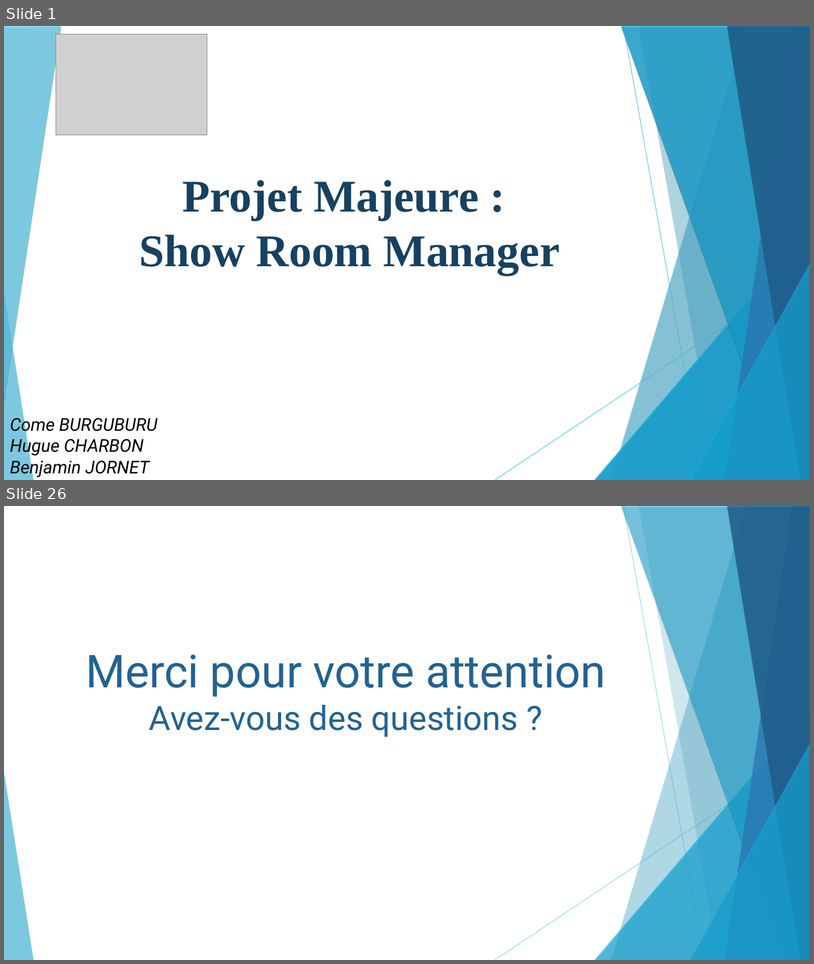
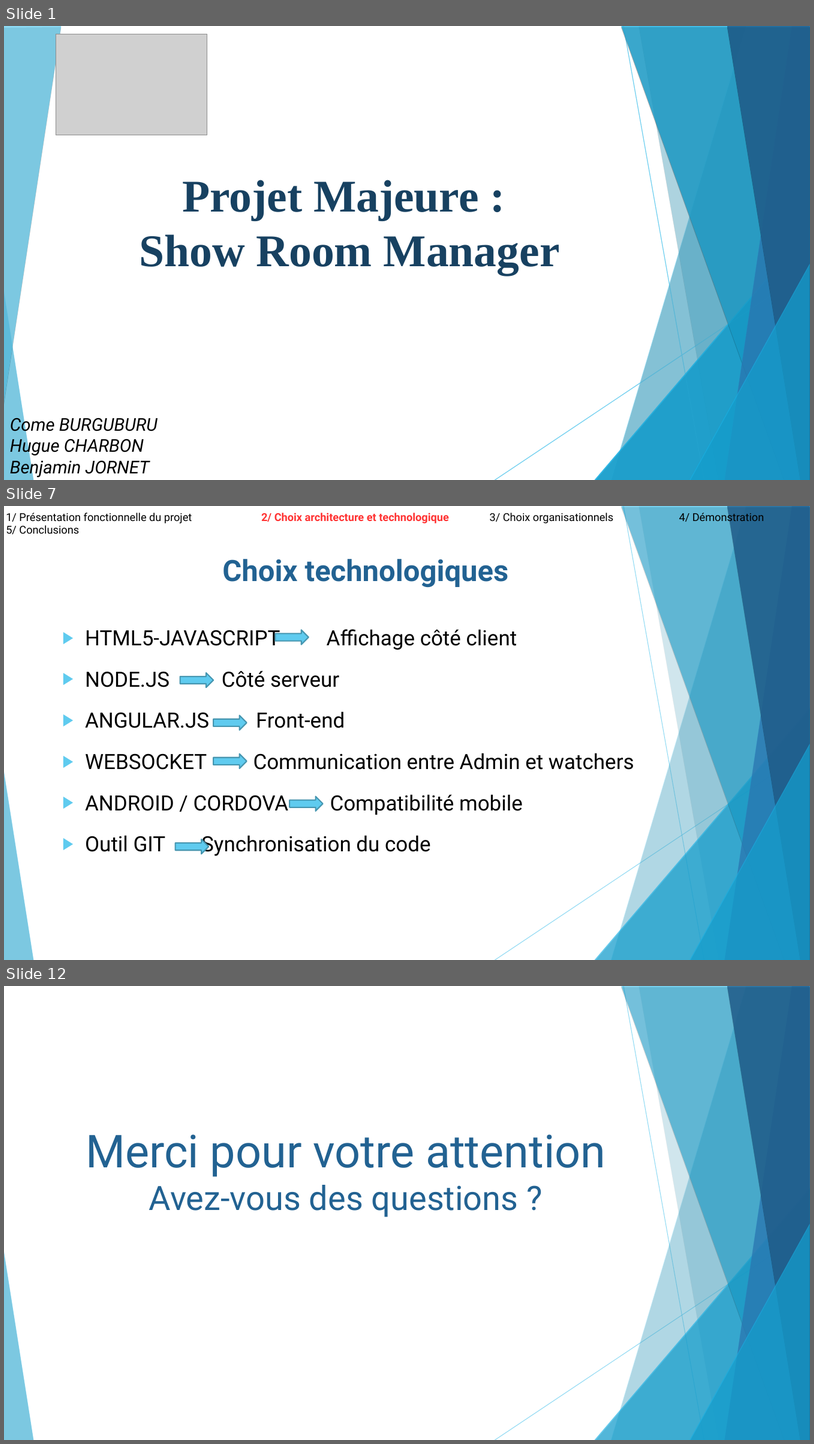
Before and after one commit to ComeBurguburu/AmbianceShowRoom, a slide deck: docs/Presentation orale.odp. Shown one above the other, each under a label of ours: slides 1 and 26 before the commit, slides 1, 7 and 12 after it; the slides between them are not shown. The pictures are 814x964 and 814x1444 pixels, drawn with LibreOffice and Linux fonts; fonts in the diff are those of the drawing; grey boxes stand for pictures. Boxes give left, top, right and bottom in pixels: in the first picture for what was removed or moved away, otherwise in the second. Text is boxed around its words. In the diff, an @@ line names an element or a change of style, - is before the commit and + after.

```diff
--- a/docs/Presentation orale.odp
+++ b/docs/Presentation orale.odp
@@ slide 7 added at [4,506,810,960], background #FFFFFF; not listed: 10 template elements that a slide beside it also shows @@
@@ text added at [6,511,765,524], 13 pt, text #000000 @@
+1/ Présentation fonctionnelle du projet 2/ Choix architecture et technologique 3/ Choix organisationnels 4/ Démonstration 5/ Conclusions
@@ text added at [85,559,635,856], 25 pt, text #000000 @@
+Choix technologiques
+▶ HTML5-JAVASCRIPT Affichage côté client
+▶ NODE.JS Côté serveur
+▶ ANGULAR.JS Front-end
+▶ WEBSOCKET Communication entre Admin et watchers
+▶ ANDROID / CORDOVA Compatibilité mobile
+▶ Outil GIT Synchronisation du code
@@ right arrow added at [276,630,309,645], fill #5FCBEF, outline #4696B0 1.5 pt @@
@@ right arrow added at [180,673,213,687], fill #5FCBEF, outline #4696B0 1.5 pt @@
@@ right arrow added at [213,715,246,730], fill #5FCBEF, outline #4696B0 1.5 pt @@
@@ right arrow added at [213,753,246,768], fill #5FCBEF, outline #4696B0 1.5 pt @@
@@ right arrow added at [290,796,323,811], fill #5FCBEF, outline #4696B0 1.5 pt @@
@@ right arrow added at [175,840,209,854], fill #5FCBEF, outline #4696B0 1.5 pt @@
@@ what was slide 26 is now slide 12 @@
```
Also in this commit, not shown: 3 slides changed, 6 other slides added, 21 slides removed, 5 other files.
